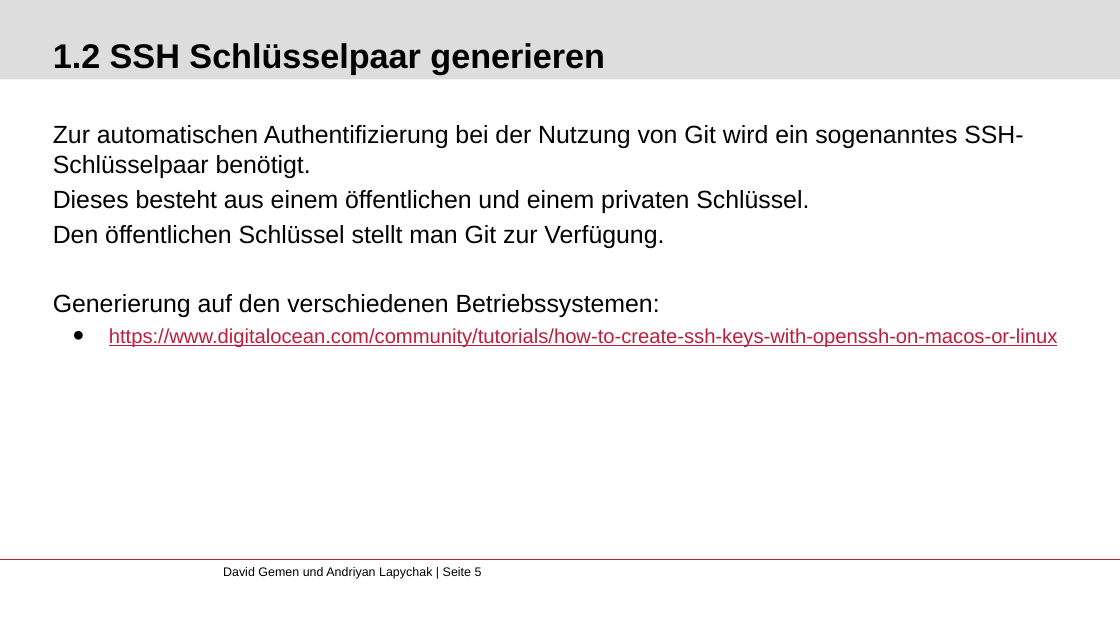
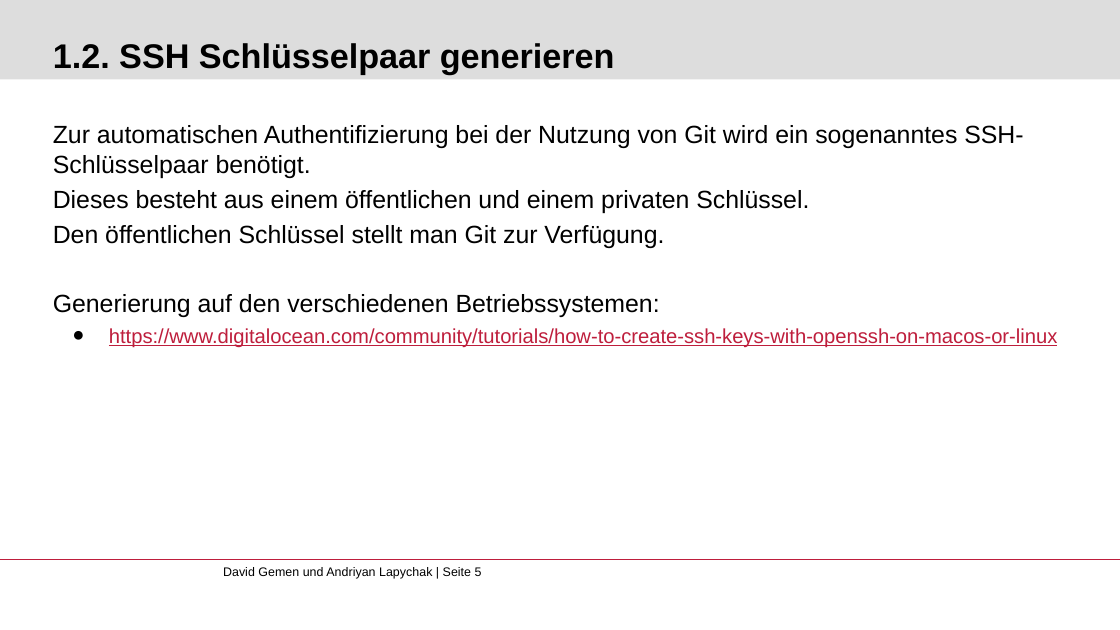
Before and after one commit to gemdav/Programmieren-1-Tutorium, a slide deck: slide 5 of slides/01_installation_introduction.pptx. Drawn at 1120x630 pixels with LibreOffice and Linux fonts; fonts in the diff are those of the drawing; background and template pictures are left out. Boxes give left, top, right and bottom in pixels: in the first picture for what was removed or moved away, otherwise in the second. Text is boxed around its words. In the diff, an @@ line names an element or a change of style, - is before the commit and + after.

```diff
--- a/slides/01_installation_introduction.pptx
+++ b/slides/01_installation_introduction.pptx
@@ title at bbox=[53, 43, 615, 74]: text changed @@
-1.2 SSH Schlüsselpaar generieren
+1.2. SSH Schlüsselpaar generieren
```
Also in this commit, not shown: 7 other slides changed, 1 slide added, 24 other files.
